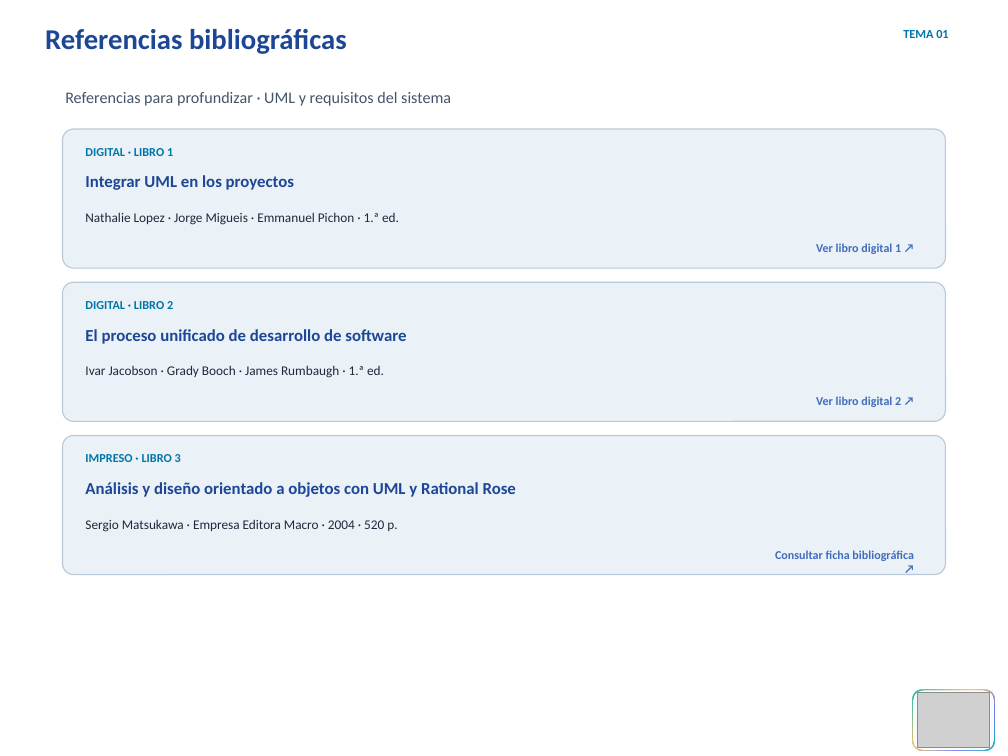
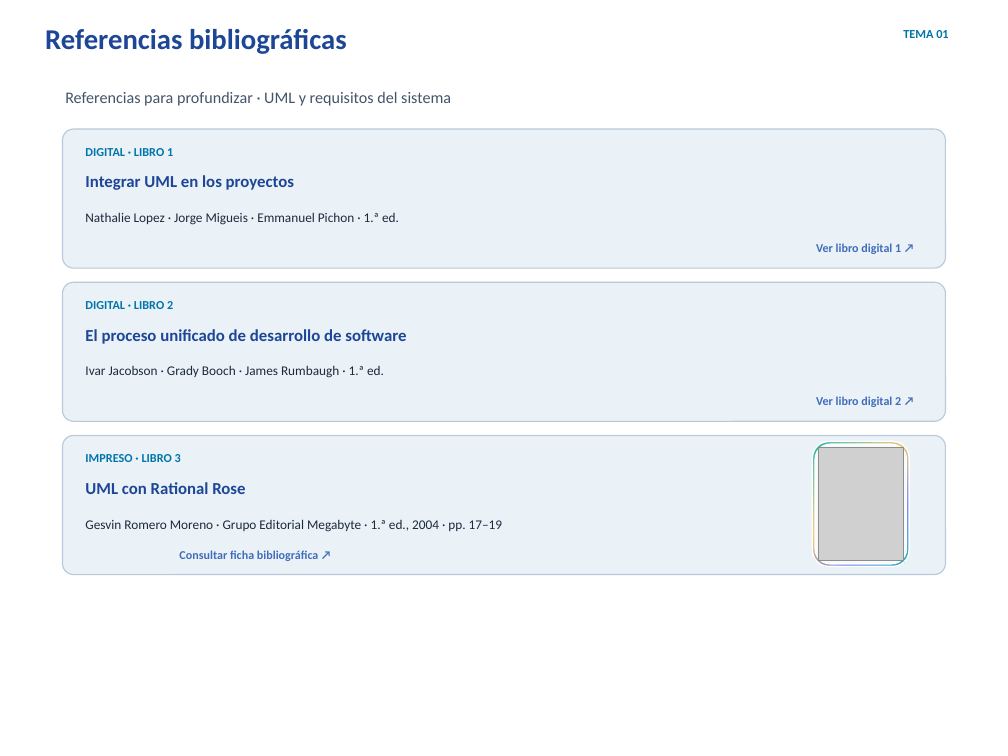
Before and after one commit to erickbravob/sistemas-informacion-i, a slide deck: slide 8 of materiales/actividad-1/tema-01-uml-requisitos-v23.pptx. Drawn at 1008x756 pixels with LibreOffice and Linux fonts; fonts in the diff are those of the drawing; grey boxes stand for pictures; background and template pictures are left out. Boxes give left, top, right and bottom in pixels: in the first picture for what was removed or moved away, otherwise in the second. Text is boxed around its words. In the diff, an @@ line names an element or a change of style, - is before the commit and + after.

```diff
--- a/materiales/actividad-1/tema-01-uml-requisitos-v23.pptx
+++ b/materiales/actividad-1/tema-01-uml-requisitos-v23.pptx
@@ rounded rectangle added at box(812, 442, 909, 566), fill gradient #16B9B0 to #F5C66A to #6D7BF7, outline #FFFFFF 1.1 pt @@
@@ rounded rectangle: place and size @@
-rounded rectangle at box(911, 688, 996, 752)
+rounded rectangle at box(815, 445, 907, 564)
@@ rounded rectangle at box(815, 445, 907, 564): fill gradient #16B9B0 to #F5C66A to #6D7BF7 to #F8FAFC; outline #FFFFFF 1.1 pt to #FFFFFF 0.8 pt @@
@@ picture added at box(818, 448, 903, 560) @@
@@ text at box(85, 482, 245, 494): text changed @@
-Análisis y diseño orientado a objetos con UML y Rational Rose
+UML con Rational Rose
@@ text at box(85, 519, 502, 532): text changed @@
-Sergio Matsukawa · Empresa Editora Macro · 2004 · 520 p.
+Gesvin Romero Moreno · Grupo Editorial Megabyte · 1.ª ed., 2004 · pp. 17–19
@@ text "Consultar ficha bibliográfica ↗": place and size @@
-text "Consultar ficha bibliográfica ↗" at box(775, 550, 914, 561)
+text "Consultar ficha bibliográfica ↗" at box(179, 550, 319, 561)
@@ rounded rectangle removed at box(913, 691, 993, 750) @@
@@ picture removed at box(917, 694, 990, 748) @@
```
Also in this commit, not shown: 6 other slides changed, 3 other files.
